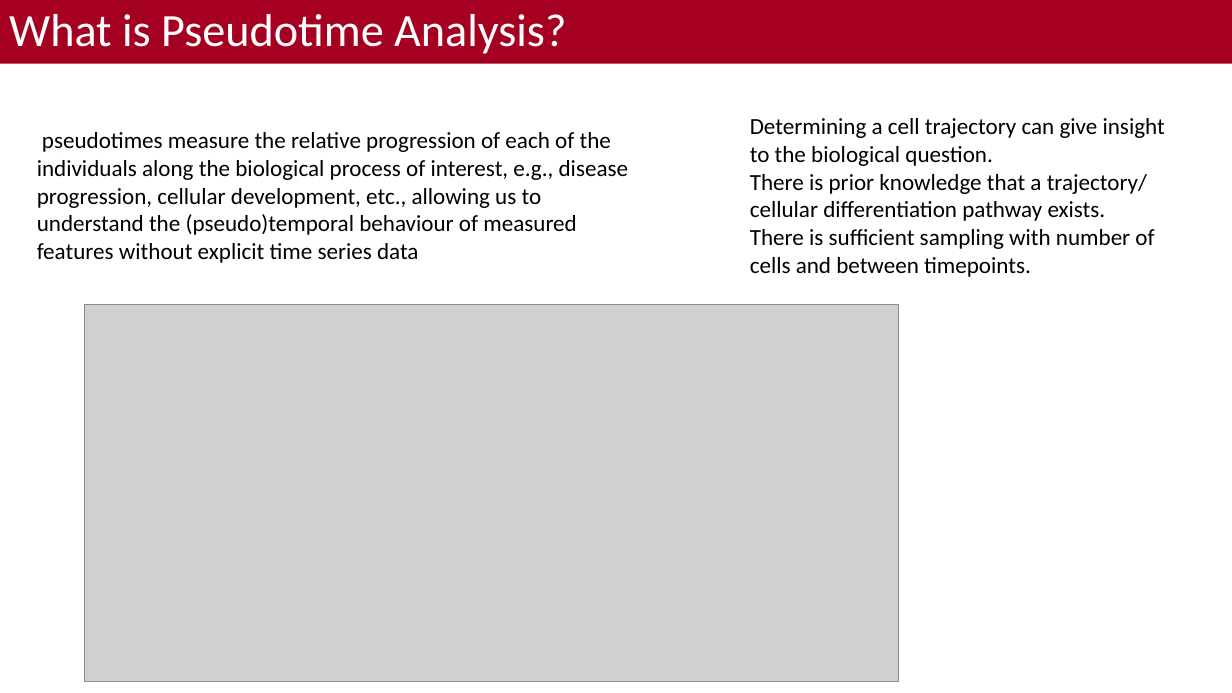
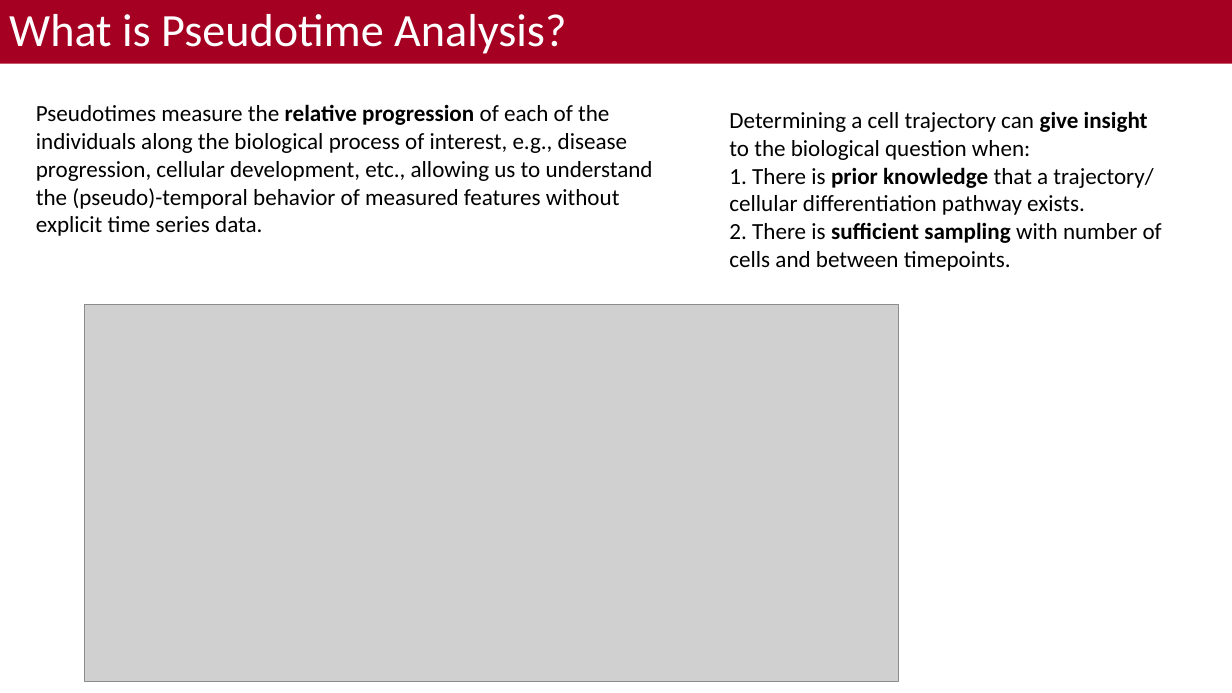
Before and after one commit to bacorli2/scrna_workshop, a slide deck: slide 2 of M6_Monocle_Pseudotime/M6_Monocle_Timeseries.pptx. Drawn at 1232x693 pixels with LibreOffice and Linux fonts; fonts in the diff are those of the drawing; grey boxes stand for pictures; background and template pictures are left out. Boxes give left, top, right and bottom in pixels: in the first picture for what was removed or moved away, otherwise in the second. Text is boxed around its words. In the diff, an @@ line names an element or a change of style, - is before the commit and + after.

```diff
--- a/M6_Monocle_Pseudotime/M6_Monocle_Timeseries.pptx
+++ b/M6_Monocle_Pseudotime/M6_Monocle_Timeseries.pptx
@@ text at (x1=36, y1=104, x2=653, y2=236): text changed @@
-pseudotimes measure the relative progression of each of the individuals along the biological process of interest, e.g., disease progression, cellular development, etc., allowing us to understand the (pseudo)temporal behaviour of measured features without explicit time series data
+Pseudotimes measure the relative progression of each of the individuals along the biological process of interest, e.g., disease progression, cellular development, etc., allowing us to understand the (pseudo)-temporal behavior of measured features without explicit time series data.
@@ text at (x1=729, y1=111, x2=1162, y2=271): text changed @@
-Determining a cell trajectory can give insight to the biological question.
-There is prior knowledge that a trajectory/ cellular differentiation pathway exists.
-There is sufficient sampling with number of cells and between timepoints.
+Determining a cell trajectory can give insight to the biological question when:
+1. There is prior knowledge that a trajectory/ cellular differentiation pathway exists.
+2. There is sufficient sampling with number of cells and between timepoints.
```
Also in this commit, not shown: 4 other slides changed, 2 other files.
